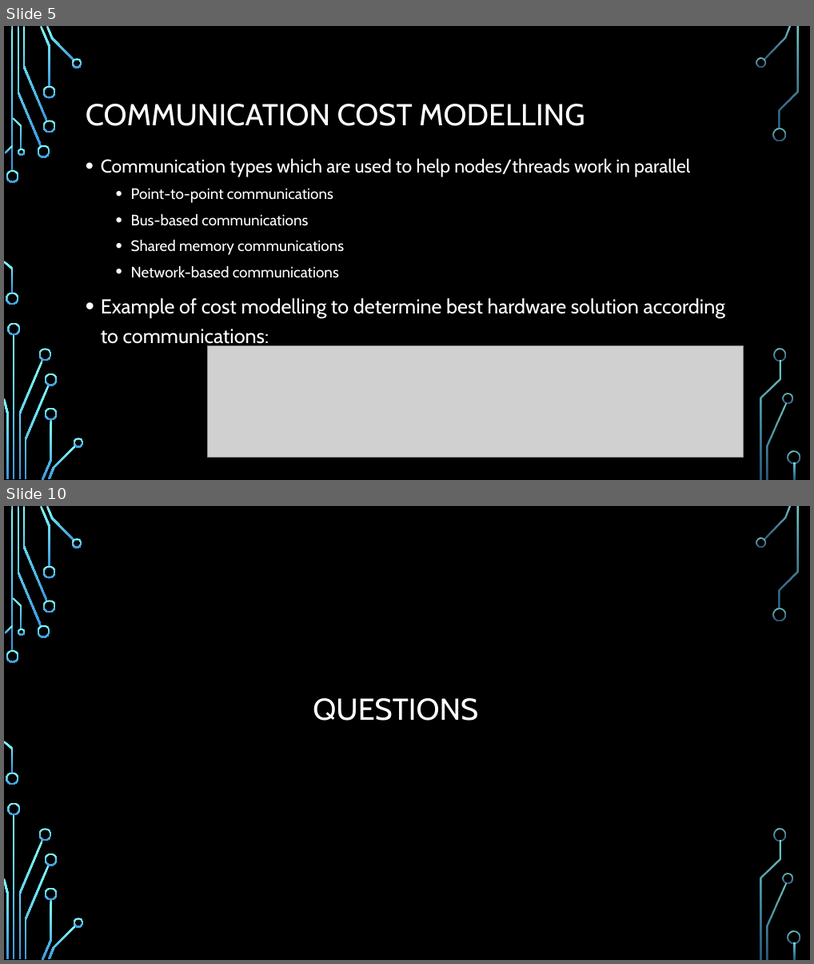
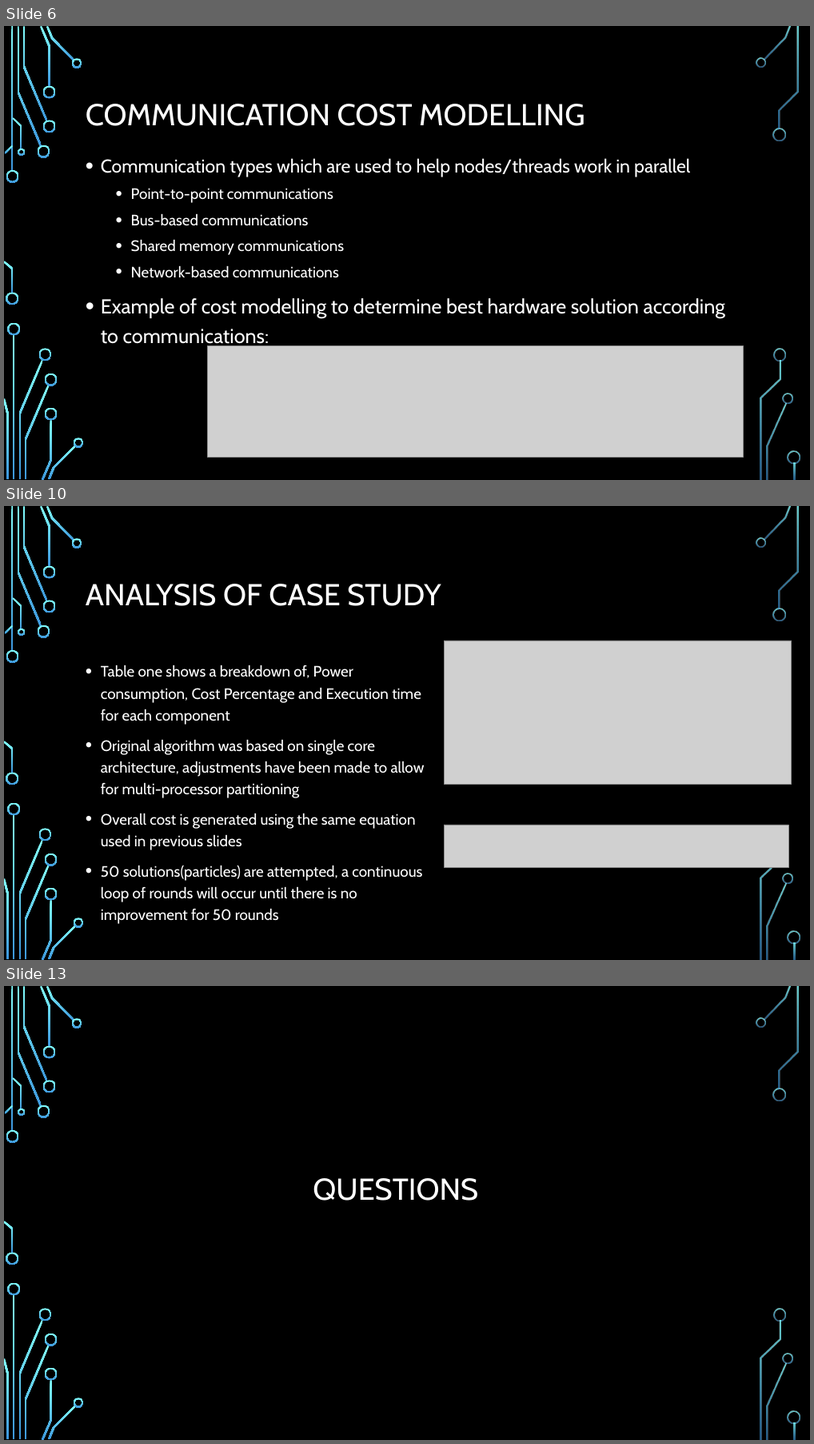
Before and after one commit to cliff-kirkman/ParallelComputing, a slide deck: An integrated high-level hardware-software partitioning methodology.pptx. Shown one above the other, each under a label of ours: slides 5 and 10 before the commit, slides 6, 10 and 13 after it; the slides between them are not shown. The pictures are 814x964 and 814x1444 pixels, drawn with LibreOffice and Linux fonts; fonts in the diff are those of the drawing; grey boxes stand for pictures; background and template pictures are left out. Boxes give left, top, right and bottom in pixels: in the first picture for what was removed or moved away, otherwise in the second. Text is boxed around its words. In the diff, an @@ line names an element or a change of style, - is before the commit and + after.

```diff
--- a/An integrated high-level hardware-software partitioning methodology.pptx
+++ b/An integrated high-level hardware-software partitioning methodology.pptx
@@ slide 10 added at [4,506,810,960], background picture (left out); not listed: 35 template elements that a slide beside it also shows @@
@@ title added at [86,584,441,606], 36 pt, text #FFFFFF @@
+ANALYSIS OF CASE STUDY
@@ picture added at [445,640,792,784] @@
@@ text added at [101,664,425,902], 18 pt, text #FFFFFF @@
+• Table one shows a breakdown of, Power consumption, Cost Percentage and Execution time for each component
+• Original algorithm was based on single core architecture, adjustments have been made to allow for multi-processor partitioning
+• Overall cost is generated using the same equation used in previous slides
+• 50 solutions(particles) are attempted, a continuous loop of rounds will occur until there is no improvement for 50 rounds
@@ picture added at [445,824,790,867] @@
@@ what was slide 5 is now slide 6 @@
@@ what was slide 10 is now slide 13 @@
```
Also in this commit, not shown: 3 slides changed, 3 other slides added, 1 slide removed.
